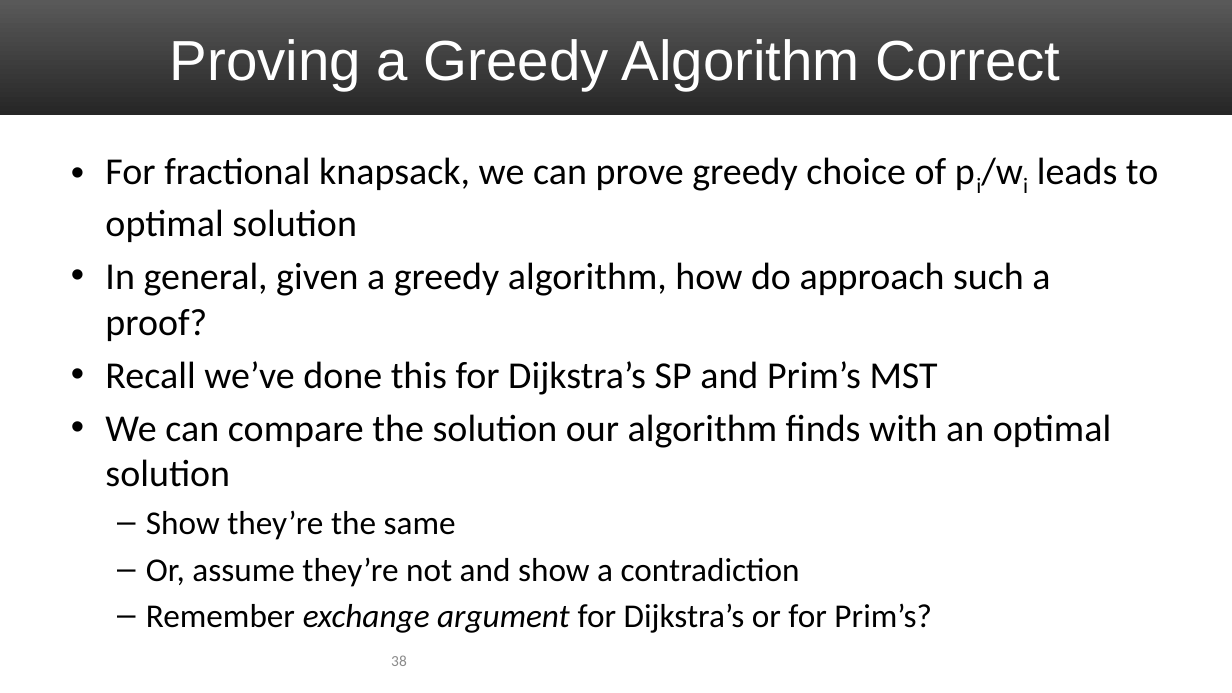
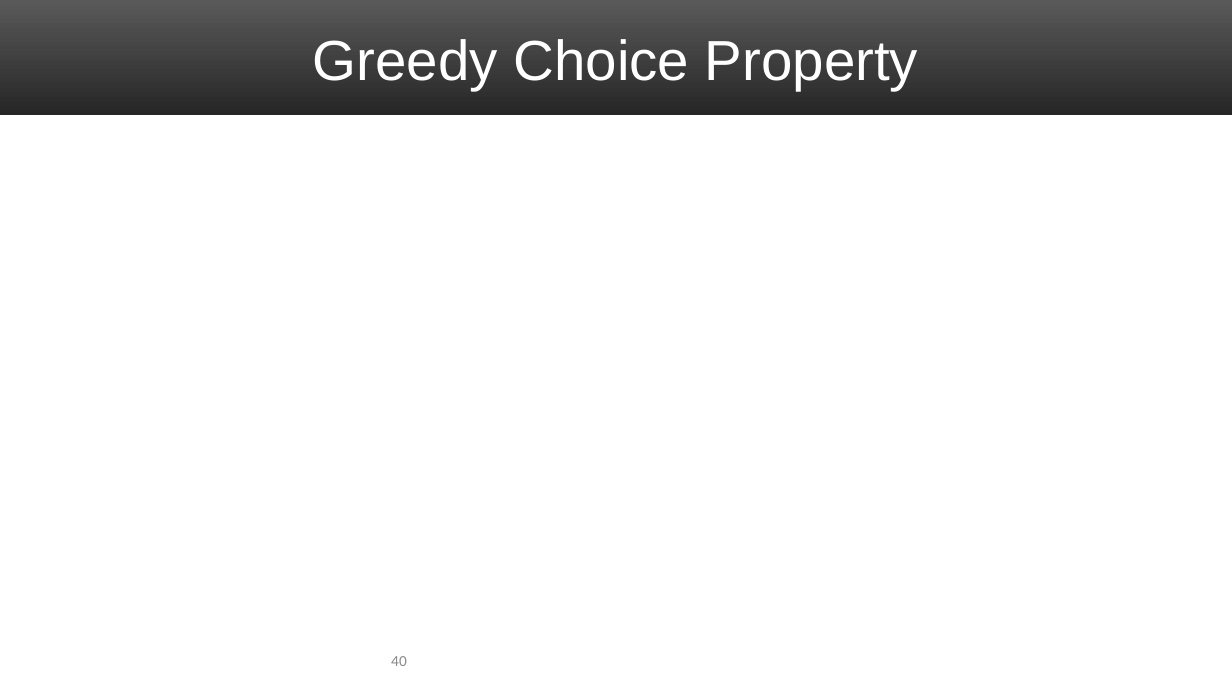
Before and after one commit to uva-cs/cs4102-f21, a slide deck: slide 40 of slides/GreedyAlgorithms_1.pptx (slide 38 before the commit). Drawn at 1232x693 pixels with LibreOffice and Linux fonts; fonts in the diff are those of the drawing; grey boxes stand for pictures. Boxes give left, top, right and bottom in pixels: in the first picture for what was removed or moved away, otherwise in the second. Text is boxed around its words. In the diff, an @@ line names an element or a change of style, - is before the commit and + after.

Commit message:
added knapsack proof to slides

```diff
--- a/slides/GreedyAlgorithms_1.pptx
+++ b/slides/GreedyAlgorithms_1.pptx
@@ title at [313, 39, 918, 90]: text changed @@
-Proving a Greedy Algorithm Correct
+Greedy Choice Property
@@ text removed at [105, 157, 1158, 633] @@
-• For fractional knapsack, we can prove greedy choice of pi/wi leads to optimal solution
-• In general, given a greedy algorithm, how do approach such a proof?
-• Recall we’ve done this for Dijkstra’s SP and Prim’s MST
-• We can compare the solution our algorithm finds with an optimal solution
-  – Show they’re the same
-  – Or, assume they’re not and show a contradiction
-  – Remember exchange argument for Dijkstra’s or for Prim’s?
@@ page number at [391, 656, 407, 666]: text changed @@
-38
+40
```
Also in this commit, not shown: 4 slides added, 1 other file.
